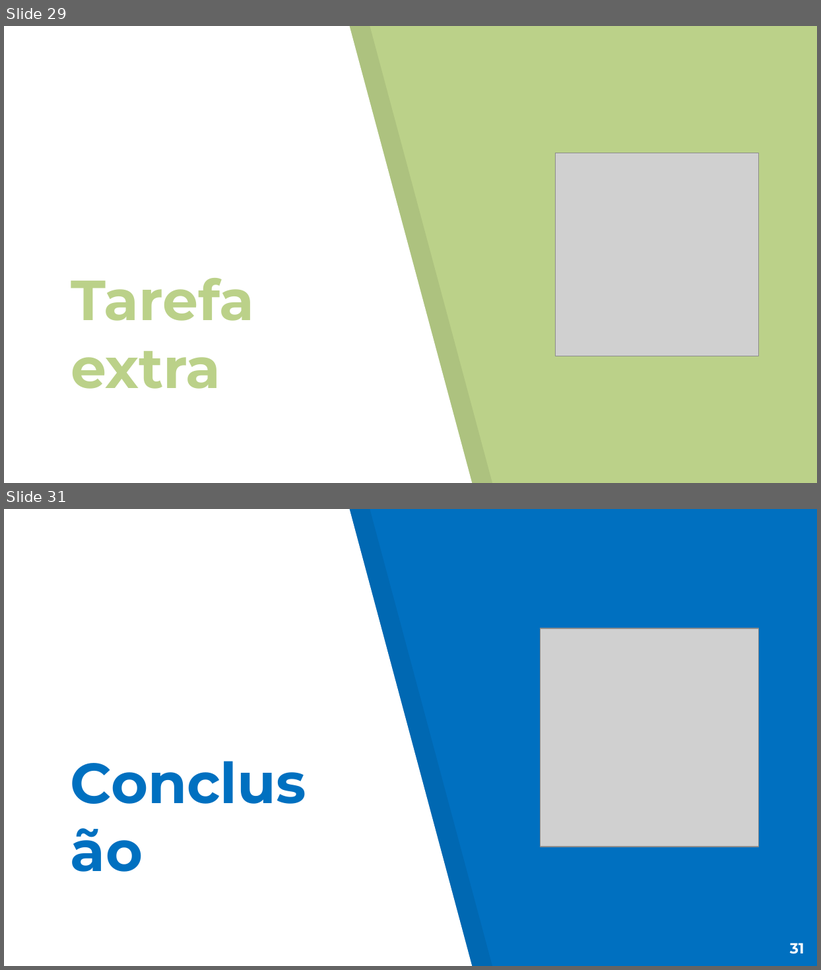
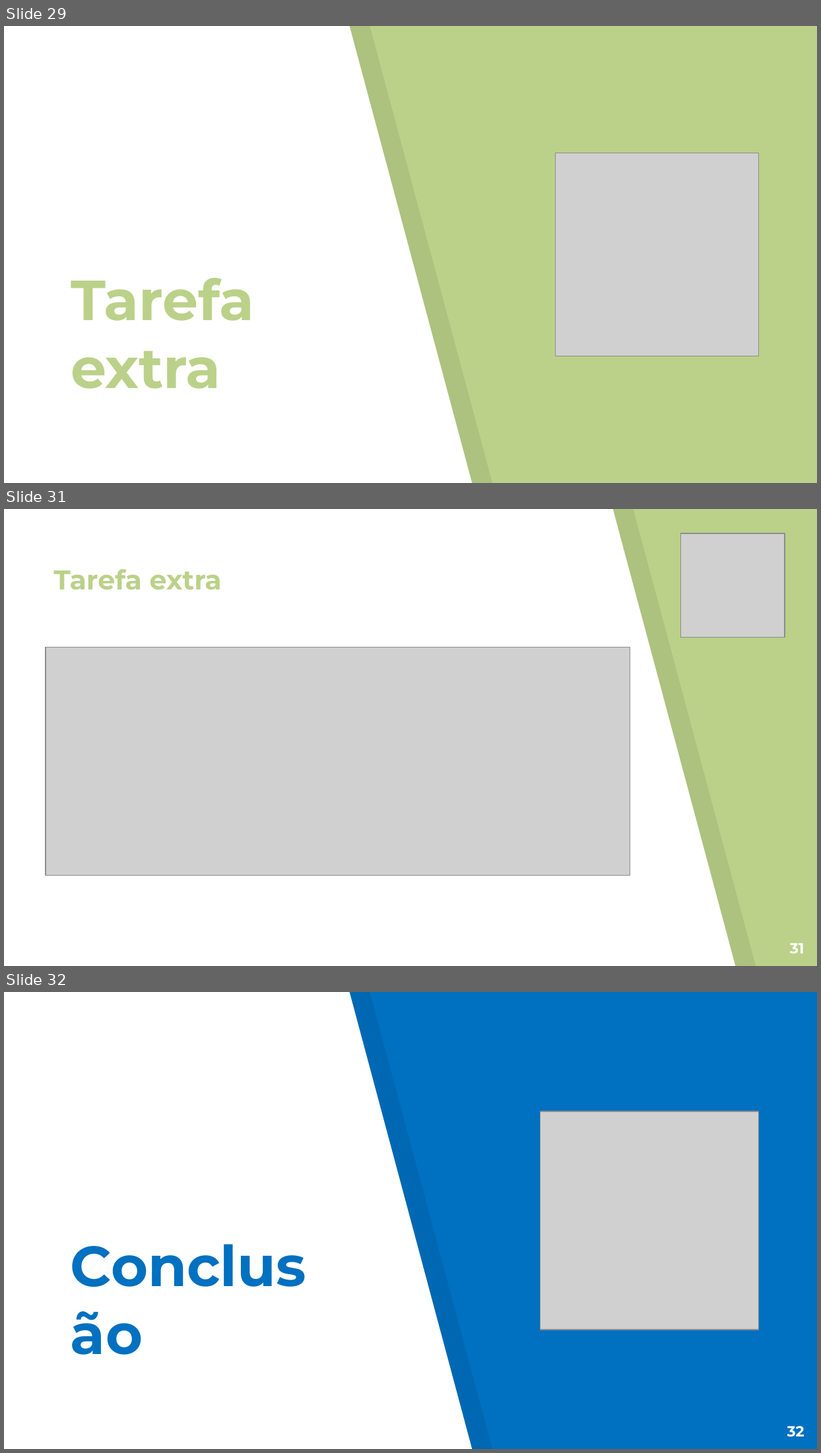
Before and after one commit to Nelson198/ATS, a slide deck: Apresentação.pptx. Shown one above the other, each under a label of ours: slides 29 and 31 before the commit, slides 29, 31 and 32 after it; the slides between them are not shown. The pictures are 821x970 and 821x1453 pixels, drawn with LibreOffice and Linux fonts; fonts in the diff are those of the drawing; grey boxes stand for pictures. Boxes give left, top, right and bottom in pixels: in the first picture for what was removed or moved away, otherwise in the second. Text is boxed around its words. In the diff, an @@ line names an element or a change of style, - is before the commit and + after.

```diff
--- a/Apresentação.pptx
+++ b/Apresentação.pptx
@@ slide 31 added at bbox=[4, 509, 817, 966], background #BBD189 @@
@@ freeform shape added at bbox=[4, 509, 736, 966], fill #FFFFFF @@
@@ freeform shape added at bbox=[24, 509, 756, 966], fill #000000 at 7% opacity @@
@@ picture added at bbox=[681, 533, 785, 638] @@
@@ title added at bbox=[54, 569, 222, 590], 24 pt, text #BBD189, bold @@
+Tarefa extra
@@ picture added at bbox=[46, 647, 630, 876] @@
@@ page number added at bbox=[790, 943, 805, 954], 13 pt, text #FFFFFF, bold @@
+31
@@ what was slide 31 is now slide 32 @@
@@ page number at bbox=[787, 1426, 805, 1438]: text changed @@
-31
+32
```
Also in this commit, not shown: 3 slides changed, 2 other files.
